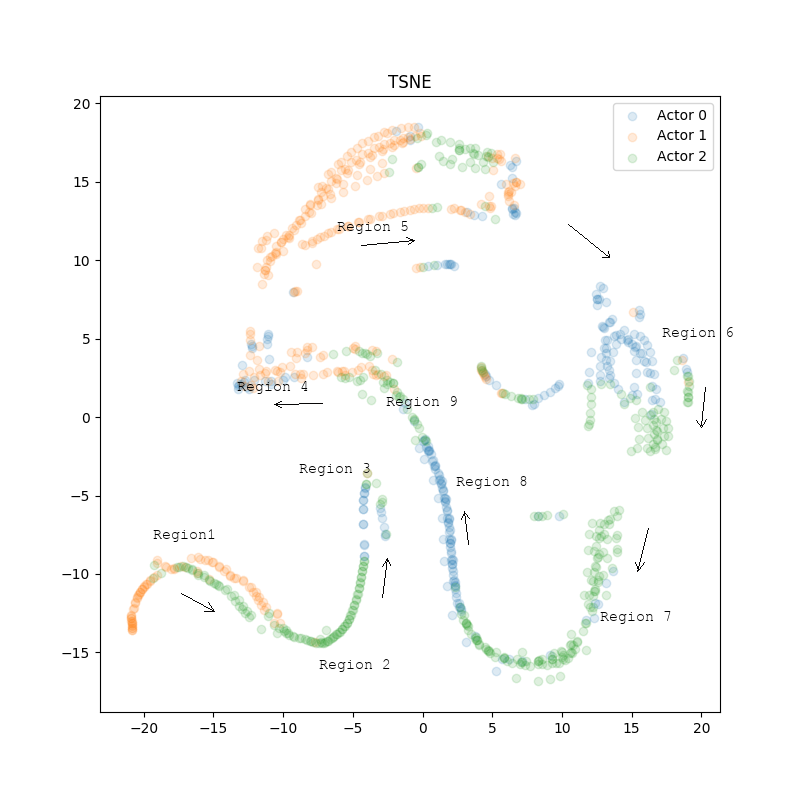
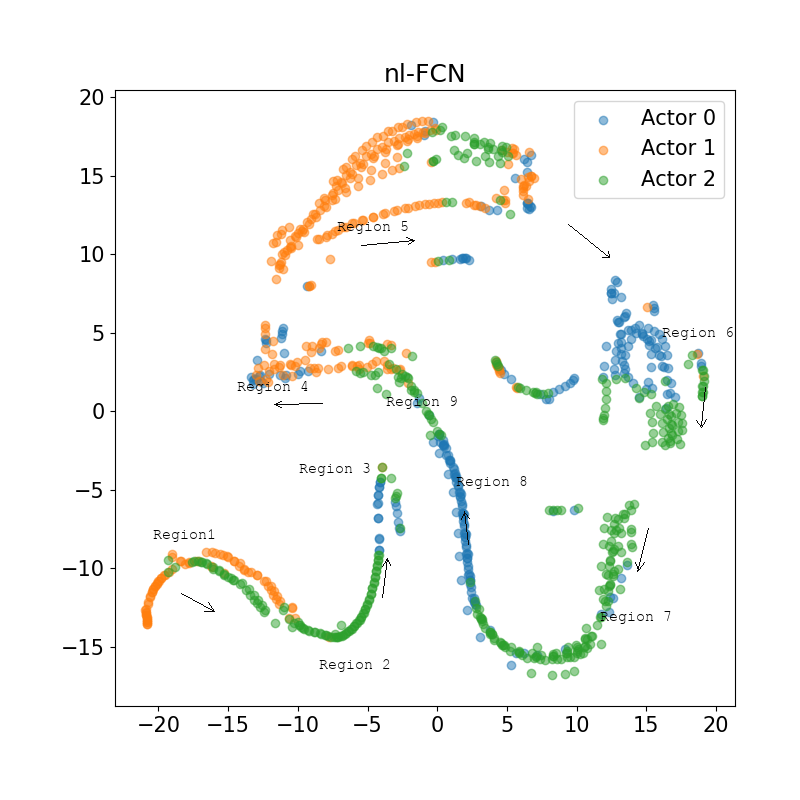
Layers edited between the first and the second 800x800 image:
renamed "tsne.png" to "nl-fcn-3.png", painted on it over [62, 63, 737, 733]
